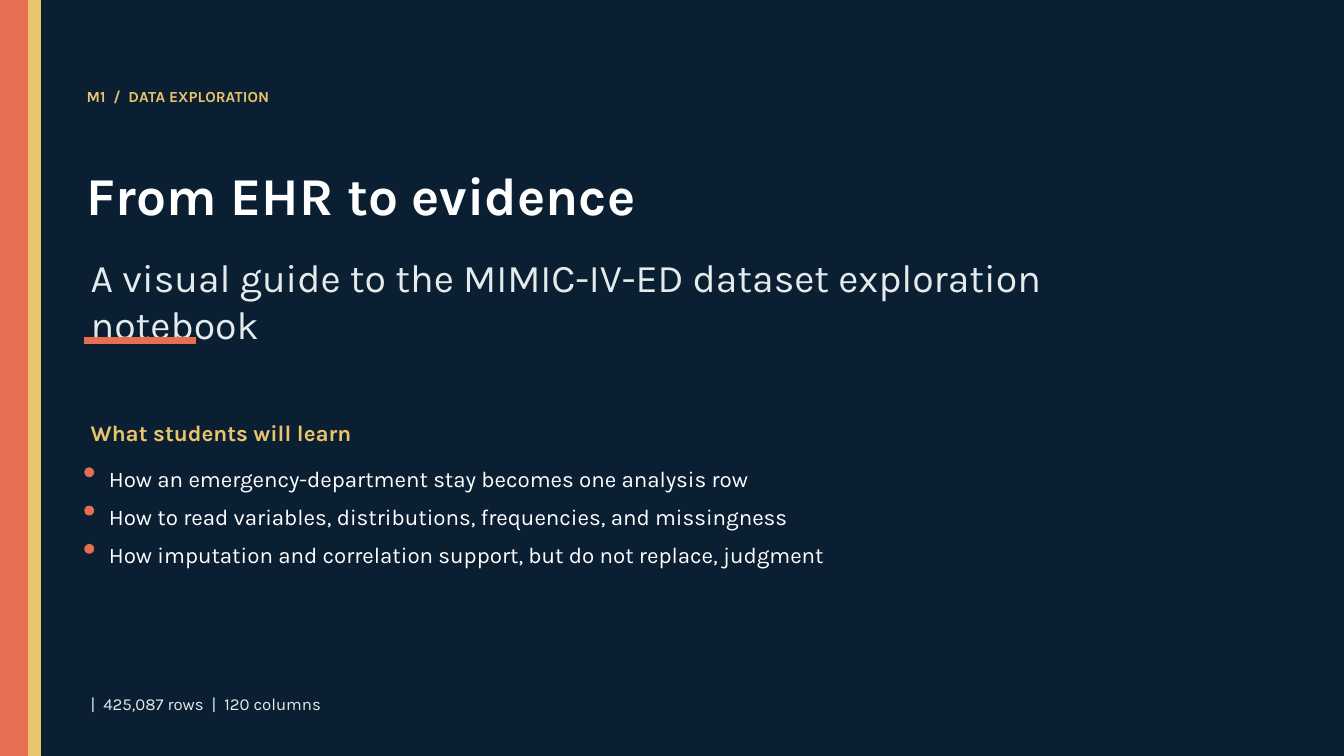
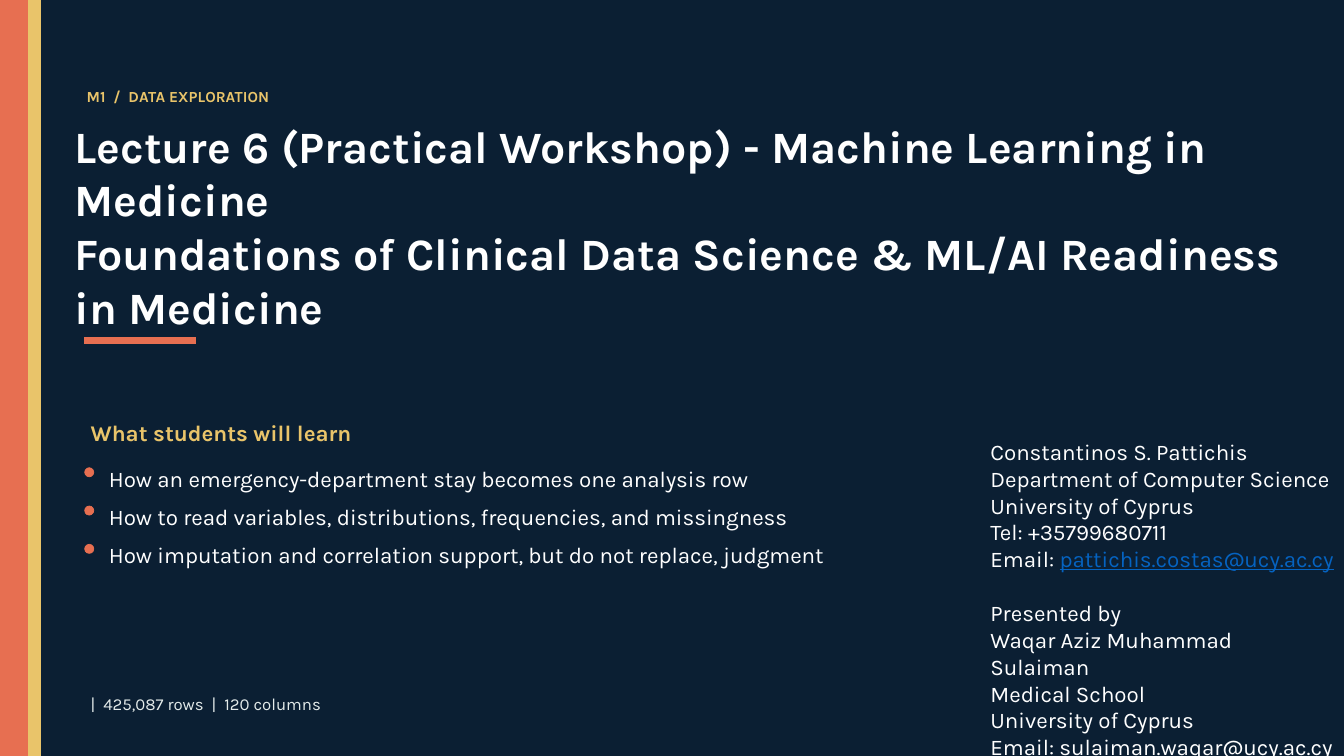
Before and after one commit to waziz786/MedML-toolbox, a slide deck: slide 1 of presentations/pptx/01_M1_EHR_MIMIC_IV_ED_Notebook_Overview.pptx. Drawn at 1344x756 pixels with LibreOffice and Linux fonts; fonts in the diff are those of the drawing. Boxes give left, top, right and bottom in pixels: in the first picture for what was removed or moved away, otherwise in the second. Text is boxed around its words. In the diff, an @@ line names an element or a change of style, - is before the commit and + after.

```diff
--- a/presentations/pptx/01_M1_EHR_MIMIC_IV_ED_Notebook_Overview.pptx
+++ b/presentations/pptx/01_M1_EHR_MIMIC_IV_ED_Notebook_Overview.pptx
@@ text at box(75, 129, 1280, 325): text changed; size 28 to 32 pt; text colour #E4EBEA to #FFFFFF; bold on @@
-A visual guide to the MIMIC-IV-ED dataset exploration notebook
+Lecture 6 (Practical Workshop) - Machine Learning in Medicine
+Foundations of Clinical Data Science & ML/AI Readiness in Medicine
@@ text removed at box(87, 177, 636, 216) @@
-From EHR to evidence
@@ text added at box(990, 444, 1334, 756), 16 pt, text #FFFFFF @@
+Constantinos S. Pattichis
+Department of Computer Science
+University of Cyprus
+Tel: +35799680711
+Email: pattichis.costas@ucy.ac.cy
+Presented by
+Waqar Aziz Muhammad Sulaiman
+Medical School
+University of Cyprus
+Email: sulaiman.waqar@ucy.ac.cy
```
Also in this commit, not shown: 17 other slides changed, 9 slides added, 23 other files.
